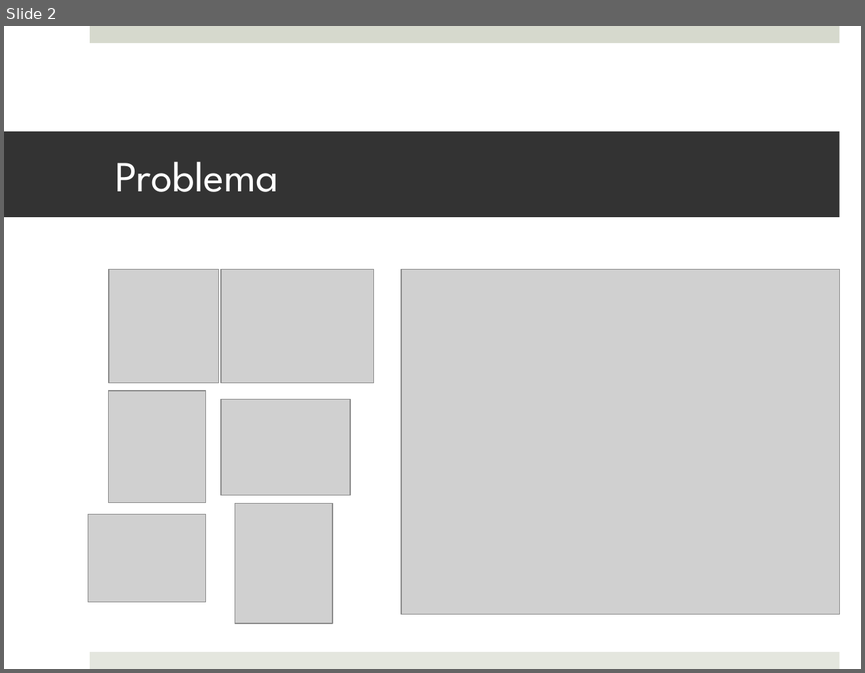
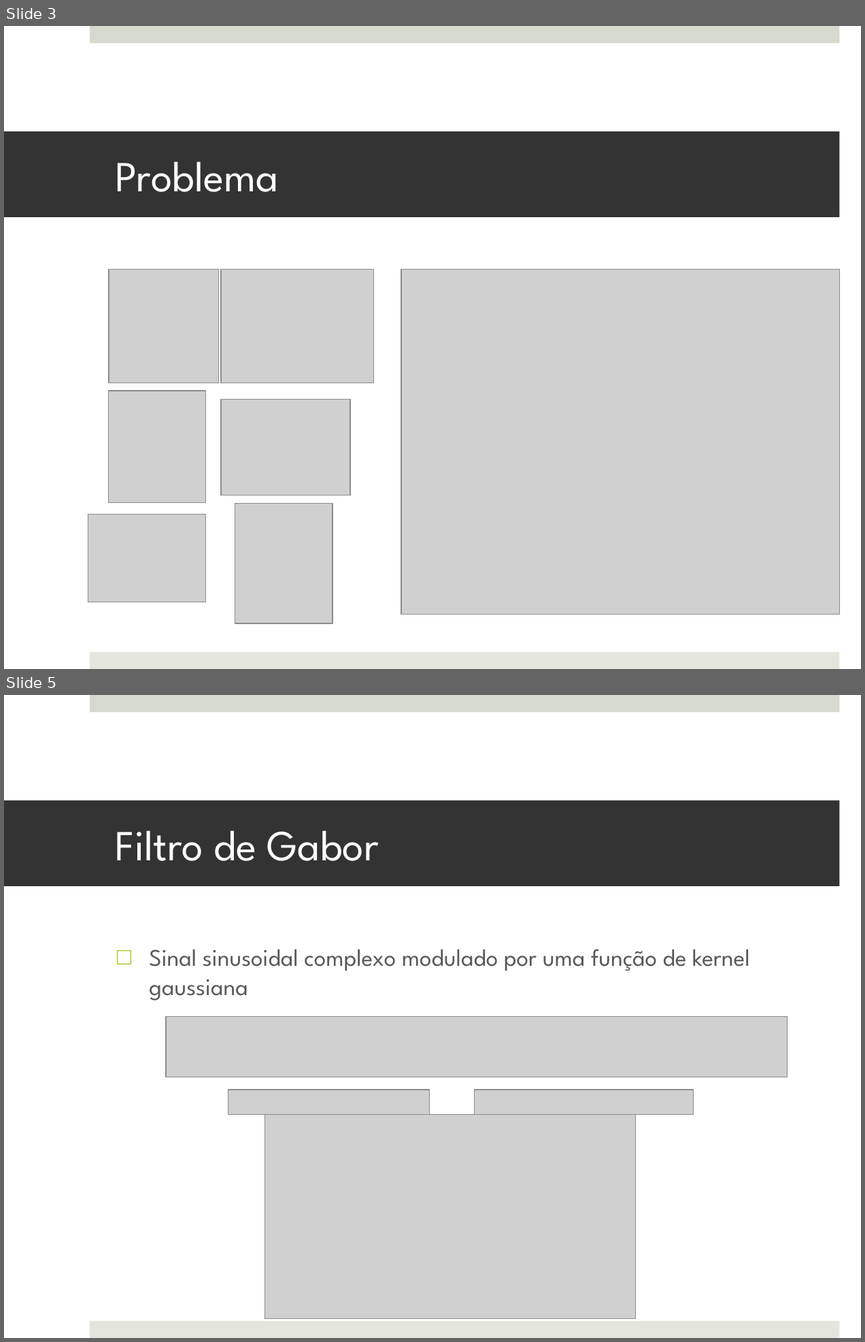
Before and after one commit to MarioBajr/Redes-Neurais, a slide deck: projeto PI.pptx. Shown one above the other, each under a label of ours: slide 2 before the commit, slides 3 and 5 after it; the slides between them are not shown. The pictures are 865x673 and 865x1342 pixels, drawn with LibreOffice and Linux fonts; fonts in the diff are those of the drawing; grey boxes stand for pictures. Boxes give left, top, right and bottom in pixels: in the first picture for what was removed or moved away, otherwise in the second. Text is boxed around its words. In the diff, an @@ line names an element or a change of style, - is before the commit and + after.

Commit message:
[Presentation] improving gabor and lvq slides

```diff
--- a/projeto PI.pptx
+++ b/projeto PI.pptx
@@ slide 5 added at [4,695,861,1338], background #FFFFFF; not listed: 2 template elements that a slide beside it also shows @@
@@ title added at [4,800,839,886], fill #333333, 36 pt, text #FFFFFF @@
+Filtro de Gabor
@@ text added at [149,949,750,1000], 20 pt, text #595959 @@
+□ Sinal sinusoidal complexo modulado por uma função de kernel gaussiana
@@ picture added at [166,1016,787,1077] @@
@@ picture added at [228,1089,430,1114] @@
@@ picture added at [475,1089,694,1114] @@
@@ picture added at [264,1114,636,1318] @@
@@ what was slide 2 is now slide 3 @@
```
Also in this commit, not shown: 7 slides changed, 19 other slides added, 4 slides removed.
